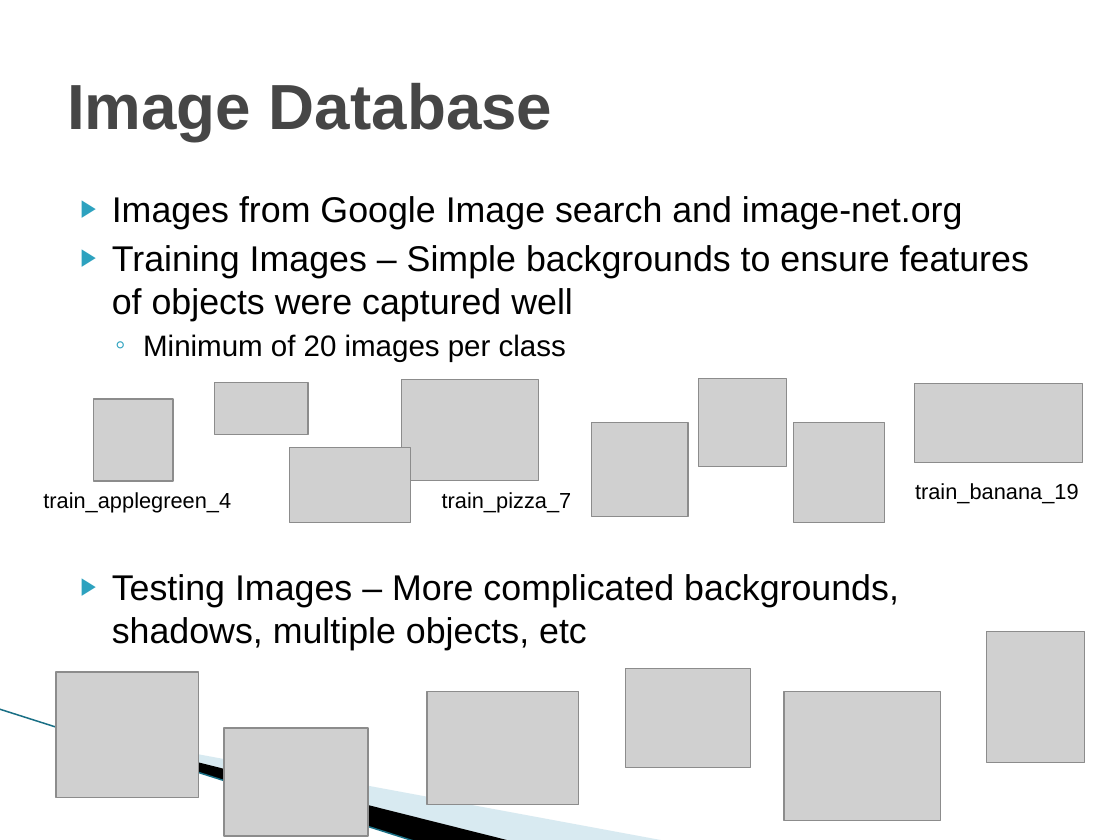
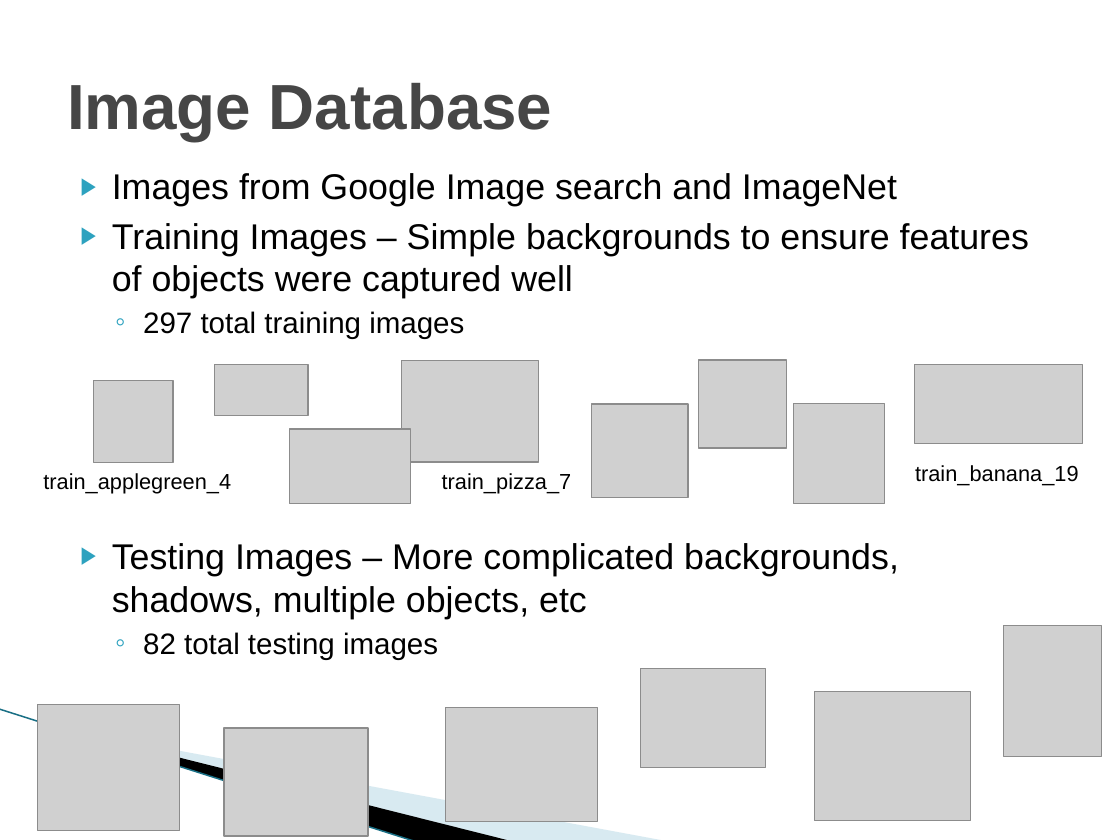
Before and after one commit to vfasburg/cse_803, a slide deck: slide 11 of documents/830_Presentation_Fasburg_Thomas_Reiff.pptx. Drawn at 1120x840 pixels with LibreOffice and Linux fonts; fonts in the diff are those of the drawing; grey boxes stand for pictures; background and template pictures are left out. Boxes give left, top, right and bottom in pixels: in the first picture for what was removed or moved away, otherwise in the second. Text is boxed around its words. In the diff, an @@ line names an element or a change of style, - is before the commit and + after.

Commit message:
updated database slide

```diff
--- a/documents/830_Presentation_Fasburg_Thomas_Reiff.pptx
+++ b/documents/830_Presentation_Fasburg_Thomas_Reiff.pptx
@@ text "Images from Google Image search ...": place and size @@
-text "Images from Google Image search ..." at <box>112,196,1029,650</box>
+text "Images from Google Image search ..." at <box>112,173,1029,659</box>
@@ text at <box>112,173,897,207</box>: text changed @@
-▶ Images from Google Image search and image-net.org
+▶ Images from Google Image search and ImageNet
@@ text at <box>143,311,464,339</box>: text changed @@
-  ◦ Minimum of 20 images per class
+  ◦ 297 total training images
@@ text "train_applegreen_4": place and size @@
-text "train_applegreen_4" at <box>43,492,231,512</box>
+text "train_applegreen_4" at <box>43,473,231,494</box>
@@ 8 pictures, 2 texts: place and size @@
-8 pictures, 2 texts at <box>93,379,1083,523</box>
+8 pictures, 2 texts at <box>93,360,1083,504</box>
@@ picture: place and size @@
-picture at <box>987,632,1085,763</box>
+picture at <box>1004,625,1102,756</box>
@@ text at <box>143,632,438,659</box>: paragraph added @@
+  ◦ 82 total testing images
@@ picture: place and size @@
-picture at <box>626,669,752,768</box>
+picture at <box>641,669,766,768</box>
@@ picture: place and size @@
-picture at <box>56,672,198,797</box>
+picture at <box>37,704,179,830</box>
@@ picture: place and size @@
-picture at <box>427,691,578,805</box>
+picture at <box>446,708,597,822</box>
@@ picture: place and size @@
-picture at <box>784,691,941,820</box>
+picture at <box>814,691,971,820</box>
```
